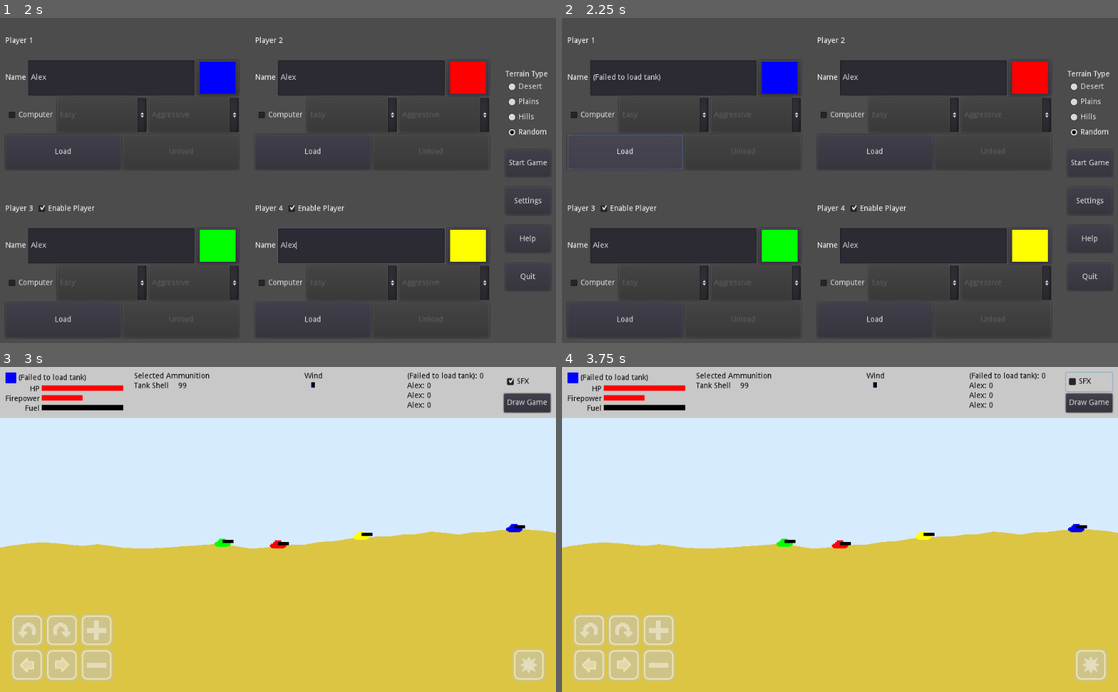
Above: before the commit, frames 1-4 (two rows, left to right).
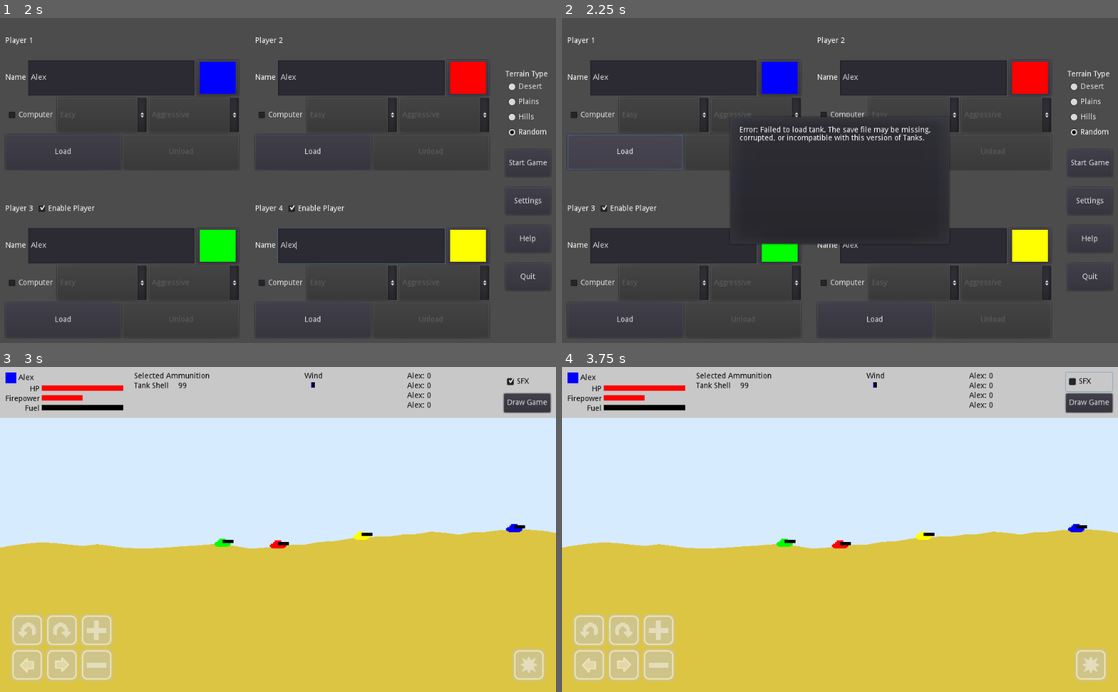
Above: after the commit, the same moments.

Repository: Arc676/Tanks-Godot
Game: Godot game, scene res://Scenes/Screens/Main Menu.tscn
Two runs of this game, one before a commit and one after it. Both use one fixed random seed, a clock stepped at 60 frames per second and the inputs below.
Inputs (mouse positions are in pixels of both pictures, inside the frame that each line leads up to):
- Up to frame 1 (2 s): click (111, 76) at 0.52 s; type "Alex" at 0.6 s; click (111, 245) at 0.75 s; type "Alex" at 0.83 s; click (361, 76) at 0.98 s; type "Alex" at 1.07 s; click (361, 245) at 1.27 s; type "Alex" at 1.35 s
- Up to frame 2 (2.25 s): click "Load" at 2 s
- Up to frame 3 (3 s): click "Start Game" at 2.75 s
- Up to frame 4 (3.75 s): click "SFX" at 3.5 s

Frame 1 is identical in both runs. In frame 2, 9.1% of the frame differs, in the area x 5-70%, y 17-70%; in frame 3, 0.3%; in frame 4, 0.3%.

Commit message:
Show dialog when loading fails

Diff:
--- a/Scenes/UI/Tank Creator.tscn
+++ b/Scenes/UI/Tank Creator.tscn
@@ -137,10 +137,28 @@
 text = "Unload"
 
 [node name="Load Dialog" parent="." instance=ExtResource( 2 )]
-visible = false
 margin_top = 600.0
 margin_right = 1024.0
 margin_bottom = 600.0
+
+[node name="Load Failed" type="PopupDialog" parent="."]
+margin_top = 600.0
+margin_right = 1024.0
+margin_bottom = 600.0
+
+[node name="RichTextLabel" type="RichTextLabel" parent="Load Failed"]
+anchor_right = 1.0
+anchor_bottom = 1.0
+margin_left = 20.0
+margin_top = 20.0
+margin_right = -20.0
+size_flags_horizontal = 3
+size_flags_vertical = 3
+text = "Error: Failed to load tank. The save file may be missing, corrupted, or incompatible with this version of Tanks."
+fit_content_height = true
+__meta__ = {
+"_edit_use_anchors_": false
+}
 [connection signal="toggled" from="Presence/Tank Enabled" to="." method="toggleTank"]
 [connection signal="toggled" from="AI Mode/CC" to="." method="toggleCC"]
 [connection signal="pressed" from="Disk/Load" to="." method="loadTank"]
--- a/Scenes/UI/Tank Picker.tscn
+++ b/Scenes/UI/Tank Picker.tscn
@@ -3,7 +3,6 @@
 [ext_resource path="res://Scripts/UI/Tank Picker.gd" type="Script" id=1]
 
 [node name="Load Dialog" type="PopupDialog"]
-visible = true
 margin_right = 40.0
 margin_bottom = 40.0
 script = ExtResource( 1 )
@@ -35,7 +34,6 @@
 margin_bottom = 68.0
 rect_min_size = Vector2( 0, 50 )
 text = "Item 0"
-selected = 0
 
 [node name="HBoxContainer" type="HBoxContainer" parent="VBoxContainer"]
 margin_top = 72.0
--- a/Scripts/UI/Tank Creator.gd
+++ b/Scripts/UI/Tank Creator.gd
@@ -54,6 +54,7 @@
 # Disk
 var loadedTank = null
 onready var loadDialog = $"Load Dialog"
+onready var loadFailed = $"Load Failed"
 
 # Identification
 onready var tankName = $"Identification/Tank Name"
@@ -129,7 +130,7 @@
 			aiStyle.select(loadedTank.aiStyle)
 		setEditable(false, true)
 	else:
-		tankName.text = "(Failed to load tank)"
+		loadFailed.popup_centered_ratio(0.4)
 		loadedTank.queue_free()
 
 func unloadTank():
